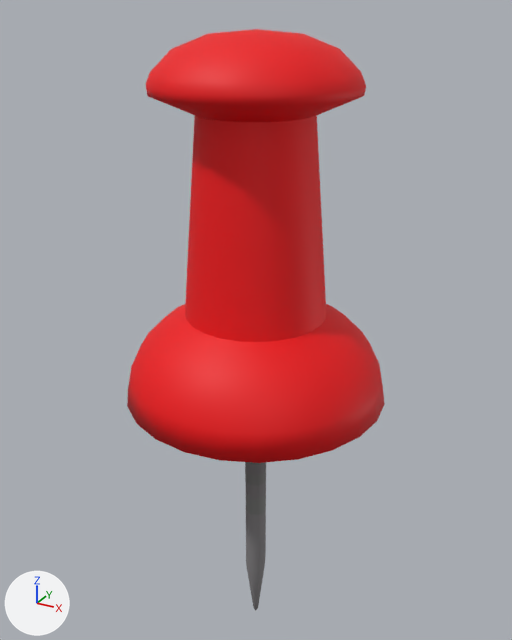
What one commit did to the Blender file public/thumbtack.blend.
Camera for both pictures: a camera (50 mm lens) standing at (0.0911, -0.1654, 0.1946) and looking at (-0.0029, 0.0055, 0.1091). Arrows for +X, +Y and +Z are at lower left; the lights stay in place.
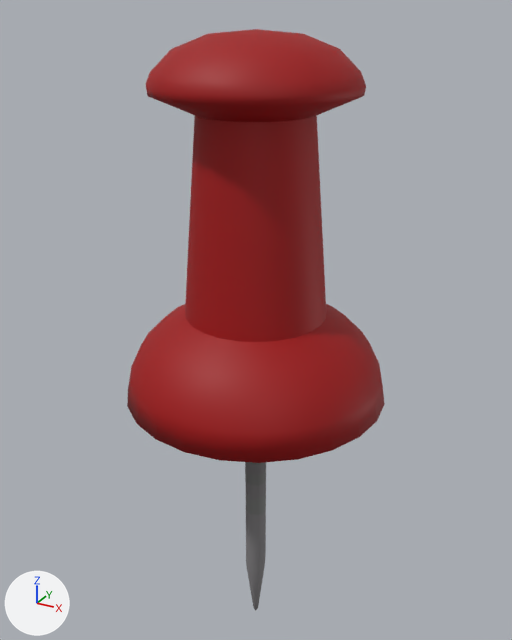
Changed parts and their boxes (x1, y1, x2, y2) in the pictures (512 x 640 px):
'Object_3', surface changed
    both: (127, 29, 385, 463)

Diff of the bpy script that builds the scene:
```diff
--- a/public/thumbtack.blend.py
+++ b/public/thumbtack.blend.py
@@ mat_mthumbtack_mat @@
 n0 = _N.new('ShaderNodeBsdfPrincipled'); n0.name = 'Principled BSDF'
 n1 = _N.new('ShaderNodeOutputMaterial'); n1.name = 'Material Output'
-n2 = _N.new('ShaderNodeTexImage'); n2.name = 'Image Texture'
-n2.image = img_mthumbtack_mat_basecolor_png
+n3 = _N.new('ShaderNodeRGB'); n3.name = 'Color'
+n3.outputs[0].default_value = (0.355, 0.0, 0.000789, 1.0)  # 'Color', red #a10003
 _L.new(n0.outputs[0], n1.inputs[0])  # 'BSDF' to 'Surface'
-_L.new(n2.outputs[0], n0.inputs[0])  # 'Color' to 'Base Color'
+_L.new(n3.outputs[0], n0.inputs[0])  # 'Color' to 'Base Color'
```
